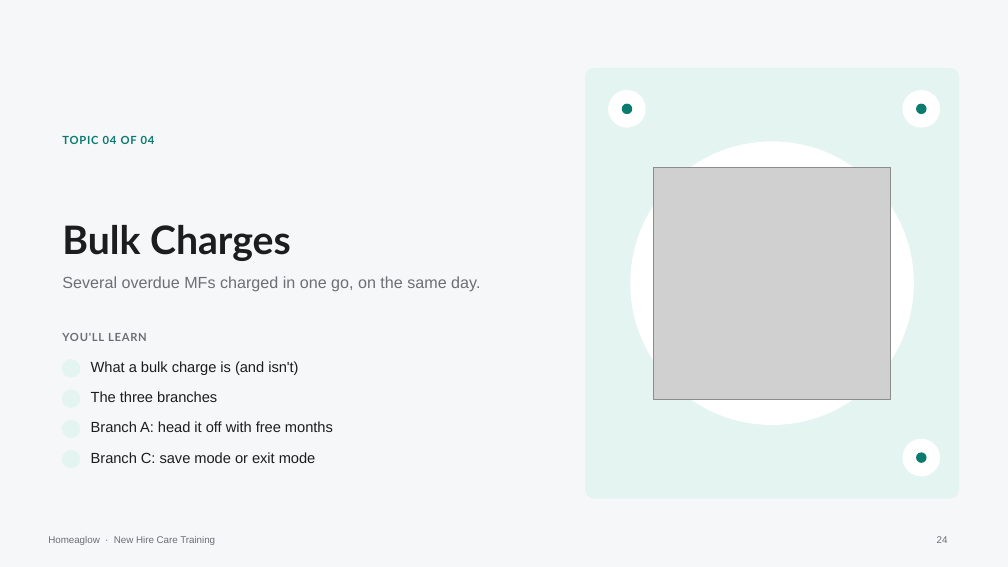
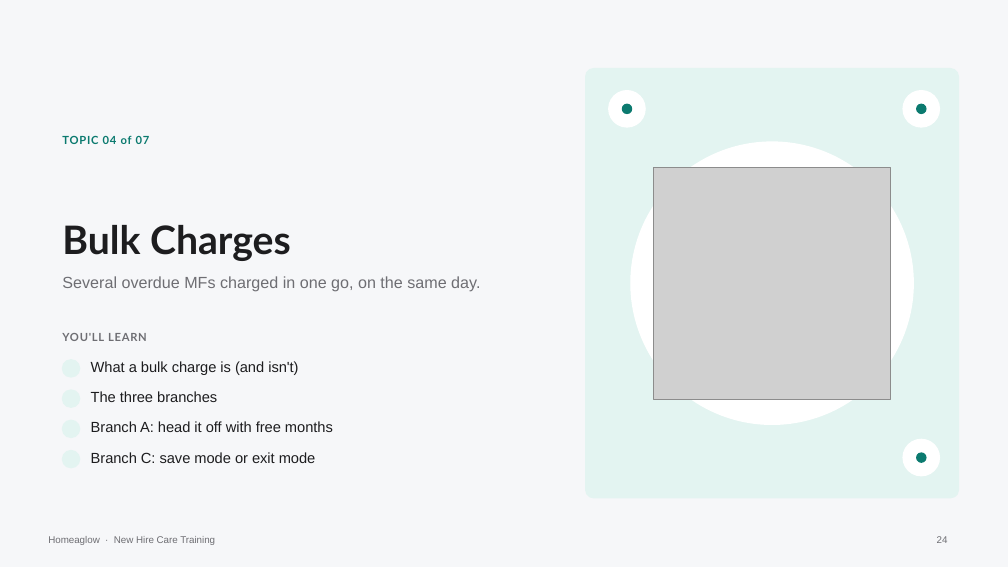
Before and after one commit to anjulimichelle/training, a slide deck: slide 24 of refunds-abuse-duplicates-bulk/refunds-abuse-duplicates-bulk.pptx. Drawn at 1008x567 pixels with LibreOffice and Linux fonts; fonts in the diff are those of the drawing; grey boxes stand for pictures; background and template pictures are left out. Boxes give left, top, right and bottom in pixels: in the first picture for what was removed or moved away, otherwise in the second. Text is boxed around its words. In the diff, an @@ line names an element or a change of style, - is before the commit and + after.

```diff
--- a/refunds-abuse-duplicates-bulk/refunds-abuse-duplicates-bulk.pptx
+++ b/refunds-abuse-duplicates-bulk/refunds-abuse-duplicates-bulk.pptx
@@ text at bbox=[62, 135, 150, 144]: text changed @@
-TOPIC 04 OF 04
+TOPIC 04 of 07
```
Also in this commit, not shown: 6 other slides changed, 18 slides added, 2 other files.
